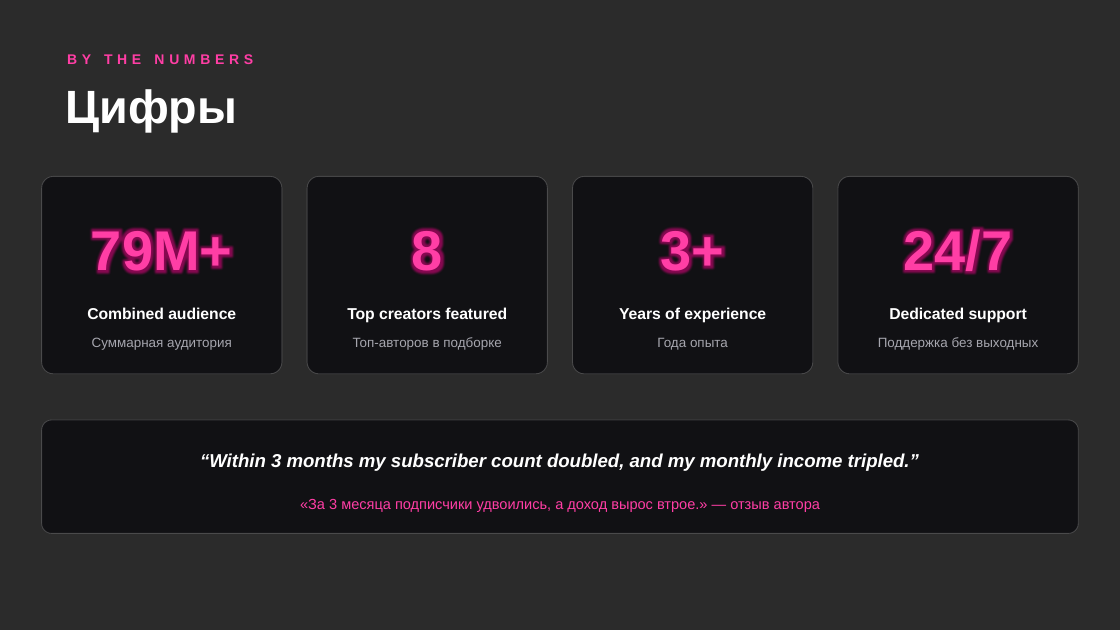
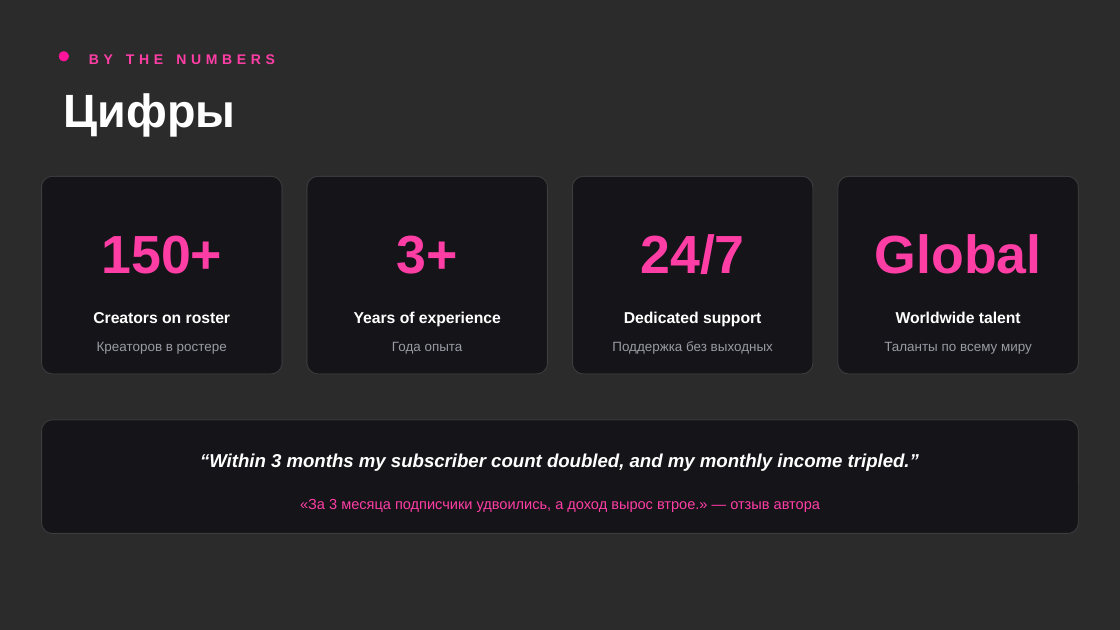
Before and after one commit to baxmand/dasdsjfoisdjfoisj.github.io, a slide deck: slide 5 of AS-Talent-Agency.pptx. Drawn at 1120x630 pixels with LibreOffice and Linux fonts; fonts in the diff are those of the drawing; background and template pictures are left out; a plain dark background stands for a picture behind light text. Boxes give left, top, right and bottom in pixels: in the first picture for what was removed or moved away, otherwise in the second. Text is boxed around its words. In the diff, an @@ line names an element or a change of style, - is before the commit and + after.

```diff
--- a/AS-Talent-Agency.pptx
+++ b/AS-Talent-Agency.pptx
@@ ellipse added at bbox=[59, 51, 69, 61], fill #FF149A @@
@@ text "BY THE NUMBERS": place and size @@
-text "BY THE NUMBERS" at bbox=[67, 54, 253, 64]
+text "BY THE NUMBERS" at bbox=[89, 54, 275, 64]
@@ text "Цифры": place and size @@
-text "Цифры" at bbox=[65, 89, 237, 132]
+text "Цифры" at bbox=[64, 93, 236, 137]
@@ fill #111114 to #141419; proportions changed in 4 elements at bbox=[42, 176, 282, 374], bbox=[308, 176, 548, 374], bbox=[573, 176, 813, 374], bbox=[839, 176, 1079, 374] @@
@@ text at bbox=[101, 235, 222, 274]: text changed; size 48 to 46 pt @@
-79M+
+150+
@@ text "3+" at bbox=[397, 235, 458, 274]: size 48 to 46 pt @@
@@ text removed at bbox=[412, 225, 443, 279] @@
-8
@@ text "24/7" at bbox=[640, 234, 744, 274]: size 48 to 46 pt @@
@@ text added at bbox=[875, 234, 1042, 274], 46 pt, text #FF3EA5, bold @@
+Global
@@ text removed at bbox=[87, 307, 236, 319] @@
-Combined audience
@@ text added at bbox=[93, 312, 230, 323], 13.5 pt, text #FFFFFF, bold @@
+Creators on roster
@@ text removed at bbox=[347, 307, 507, 323] @@
-Top creators featured
@@ 6 texts: place and size @@
-6 texts at bbox=[619, 225, 1038, 350]
+6 texts at bbox=[354, 234, 773, 354]
@@ text added at bbox=[896, 311, 1021, 323], 13.5 pt, text #FFFFFF, bold @@
+Worldwide talent
@@ text removed at bbox=[92, 337, 232, 350] @@
-Суммарная аудитория
@@ text added at bbox=[97, 342, 227, 354], 11.5 pt, text #9A9AA4 @@
+Креаторов в ростере
@@ text "Года опыта" at bbox=[392, 342, 463, 354]: text colour #A6A6AE to #9A9AA4 @@
@@ text removed at bbox=[353, 337, 501, 350] @@
-Топ-авторов в подборке
@@ text "Поддержка без выходных" at bbox=[612, 341, 773, 354]: text colour #A6A6AE to #9A9AA4 @@
@@ text added at bbox=[884, 342, 1032, 354], 11.5 pt, text #9A9AA4 @@
+Таланты по всему миру
```
Also in this commit, not shown: 7 other slides changed, 3 other files.
